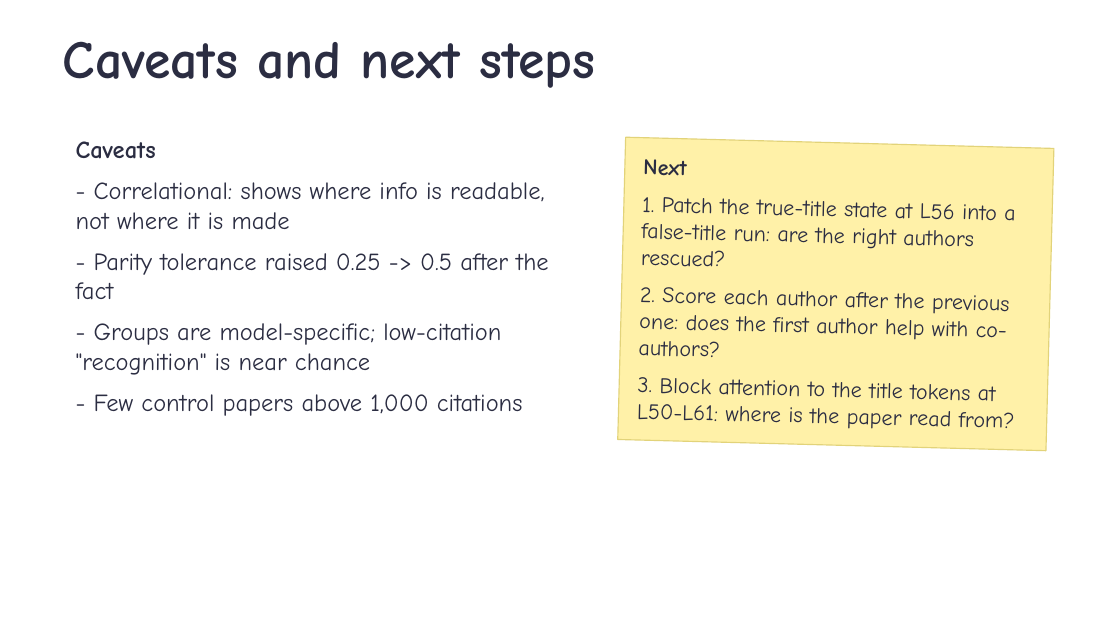
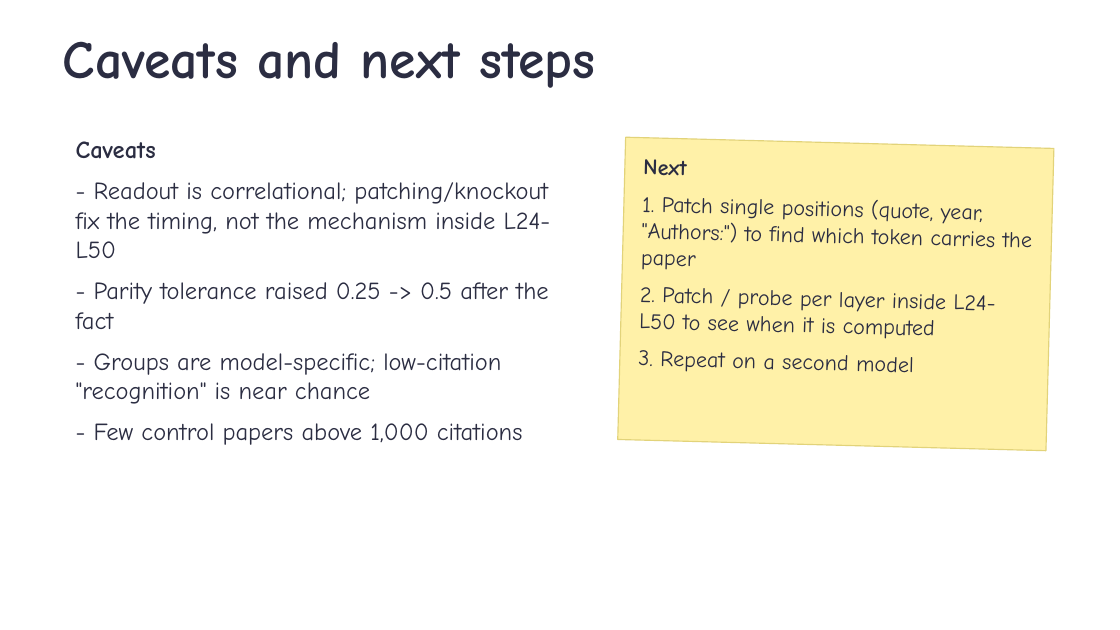
Before and after one commit to ZhiQ1/jlens-authorship-recall, a slide deck: slide 21 of experiment_files/351_stage10/reports/talk/Stage10_author_readout_talk.pptx (slide 17 before the commit). Drawn at 1120x630 pixels with LibreOffice and Linux fonts; fonts in the diff are those of the drawing; background and template pictures are left out. Boxes give left, top, right and bottom in pixels: in the first picture for what was removed or moved away, otherwise in the second. Text is boxed around its words. In the diff, an @@ line names an element or a change of style, - is before the commit and + after.

Commit message:
Stage 11 results: patching, knockout, title-position probe, author chain; report and talk updated

```diff
--- a/experiment_files/351_stage10/reports/talk/Stage10_author_readout_talk.pptx
+++ b/experiment_files/351_stage10/reports/talk/Stage10_author_readout_talk.pptx
@@ text at [76, 182, 551, 258]: text changed @@
-- Correlational: shows where info is readable, not where it is made
+- Readout is correlational; patching/knockout fix the timing, not the mechanism inside L24-L50
@@ text in rectangle at [638, 197, 1032, 373]: text changed @@
-1. Patch the true-title state at L56 into a false-title run: are the right authors rescued?
-2. Score each author after the previous one: does the first author help with co-authors?
-3. Block attention to the title tokens at L50-L61: where is the paper read from?
+1. Patch single positions (quote, year, "Authors:") to find which token carries the paper
+2. Patch / probe per layer inside L24-L50 to see when it is computed
+3. Repeat on a second model
```
Also in this commit, not shown: 1 other slide changed, 4 slides added, 24 other files.
